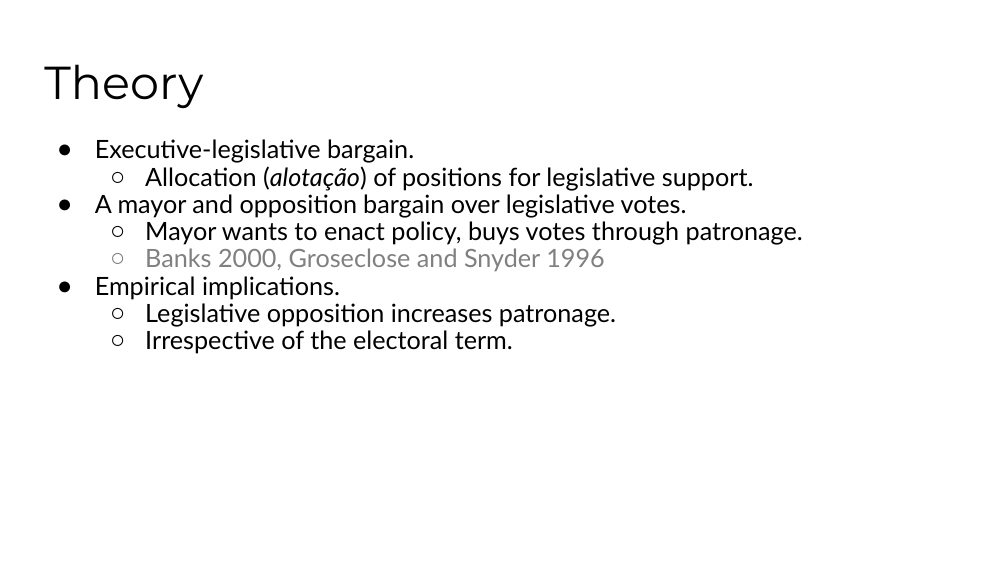
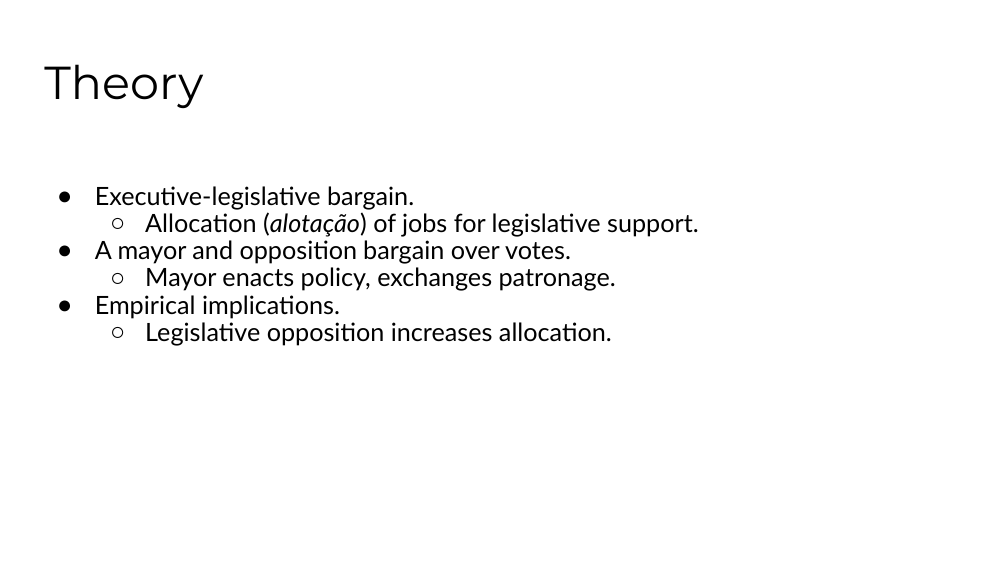
Before and after one commit to galileukim/patronage-education, a slide deck: slide 11 of presentation/2020_presentation_patronage_brazil_lab.pptx (slide 12 before the commit). Drawn at 1008x567 pixels with LibreOffice and Linux fonts; fonts in the diff are those of the drawing. Boxes give left, top, right and bottom in pixels: in the first picture for what was removed or moved away, otherwise in the second. Text is boxed around its words. In the diff, an @@ line names an element or a change of style, - is before the commit and + after.

```diff
--- a/presentation/2020_presentation_patronage_brazil_lab.pptx
+++ b/presentation/2020_presentation_patronage_brazil_lab.pptx
@@ text "Executive-legislative bargain.": place and size @@
-text "Executive-legislative bargain." at [95,139,803,354]
+text "Executive-legislative bargain." at [95,186,699,346]
@@ text at [95,212,699,291]: text changed @@
-  ○ Allocation (alotação) of positions for legislative support.
-● A mayor and opposition bargain over legislative votes.
-  ○ Mayor wants to enact policy, buys votes through patronage.
-  ○ Banks 2000, Groseclose and Snyder 1996
+  ○ Allocation (alotação) of jobs for legislative support.
+● A mayor and opposition bargain over votes.
+  ○ Mayor enacts policy, exchanges patronage.
@@ text at [145,322,612,346]: text changed @@
-  ○ Legislative opposition increases patronage.
-  ○ Irrespective of the electoral term.
+  ○ Legislative opposition increases allocation.
```
Also in this commit, not shown: 10 other slides changed, 1 slide added, 2 other files.
